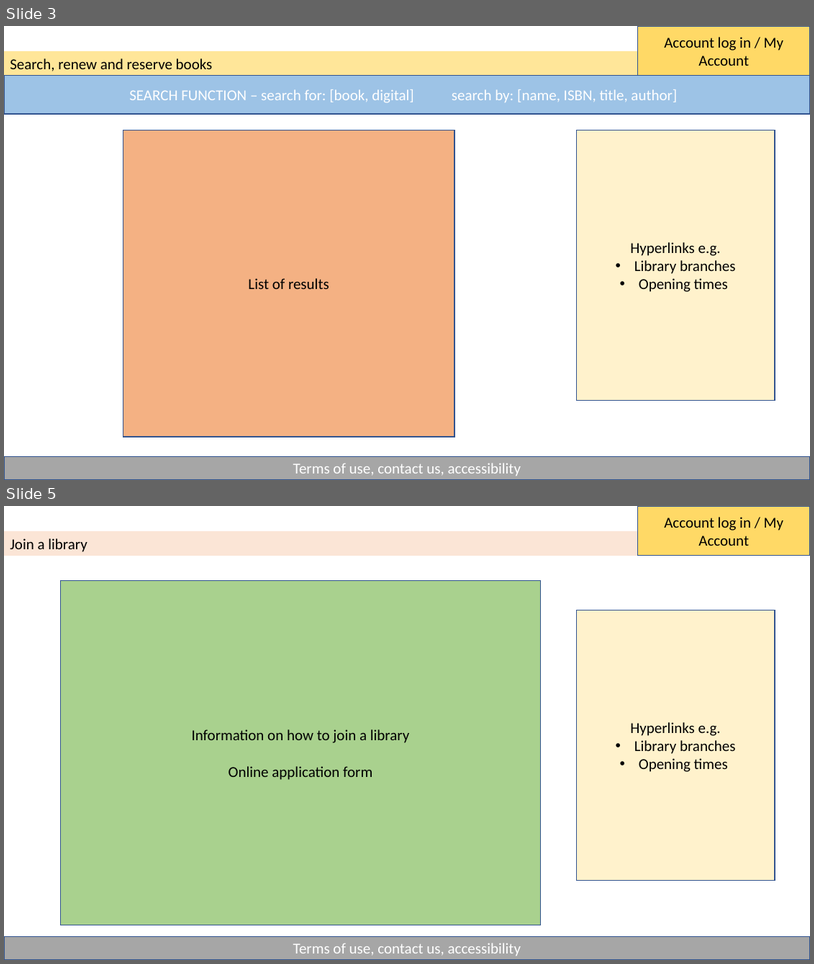
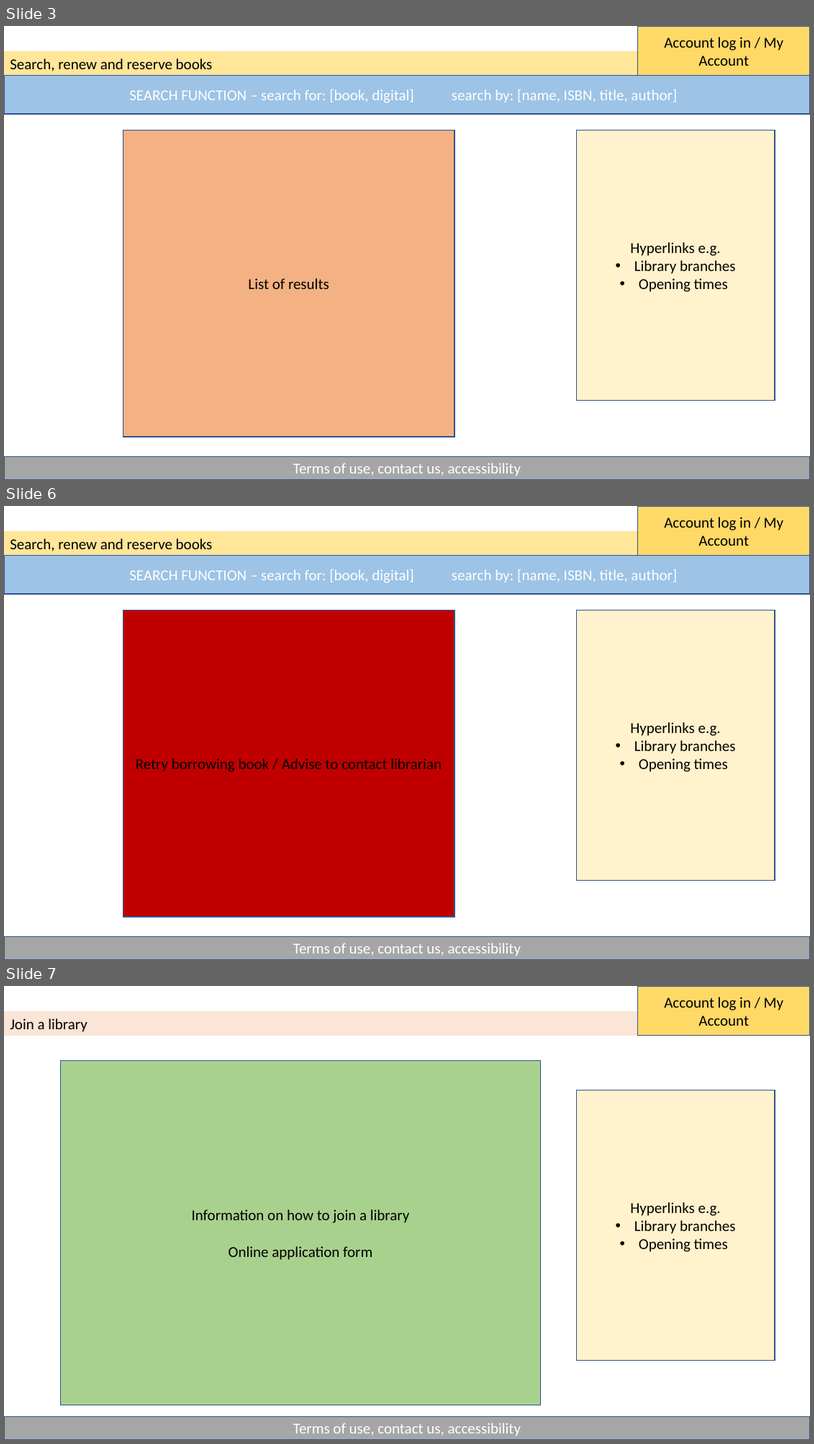
Before and after one commit to sarahrainbow/Bookworms, a slide deck: Docs/LibraryWireframe.pptx. Shown one above the other, each under a label of ours: slides 3 and 5 before the commit, slides 3, 6 and 7 after it; the slides between them are not shown. The pictures are 814x964 and 814x1444 pixels, drawn with LibreOffice and Linux fonts; fonts in the diff are those of the drawing. Boxes give left, top, right and bottom in pixels: in the first picture for what was removed or moved away, otherwise in the second. Text is boxed around its words. In the diff, an @@ line names an element or a change of style, - is before the commit and + after.

```diff
--- a/Docs/LibraryWireframe.pptx
+++ b/Docs/LibraryWireframe.pptx
@@ slide 6 added at (4, 506, 810, 960), background #FFFFFF @@
@@ rectangle added at (638, 506, 810, 556), fill #FFD966, outline #325491 1 pt, 18 pt, text #000000 @@
+Account log in / My Account
@@ rectangle added at (4, 531, 810, 556), fill #FFE699, 18 pt, text #000000 @@
+Search, renew and reserve books
@@ rectangle added at (4, 556, 810, 594), fill #9DC3E6, outline #325491 1 pt, 18 pt, text #FFFFFF @@
+SEARCH FUNCTION – search for: [book, digital] search by: [name, ISBN, title, author]
@@ rectangle added at (124, 610, 455, 917), fill #C00000, outline #325491 1 pt, 18 pt, text #000000 @@
+Retry borrowing book / Advise to contact librarian
@@ rectangle added at (577, 610, 775, 880), fill #FFF2CC, outline #325491 1 pt, 18 pt, text #000000 @@
+Hyperlinks e.g.
+• Library branches
+• Opening times
@@ rectangle added at (4, 936, 810, 960), fill #A6A6A6, outline #325491 1 pt, 18 pt, text #FFFFFF @@
+Terms of use, contact us, accessibility
@@ what was slide 5 is now slide 7 @@
```
Also in this commit, not shown: 2 slides changed, 4 other slides added.
